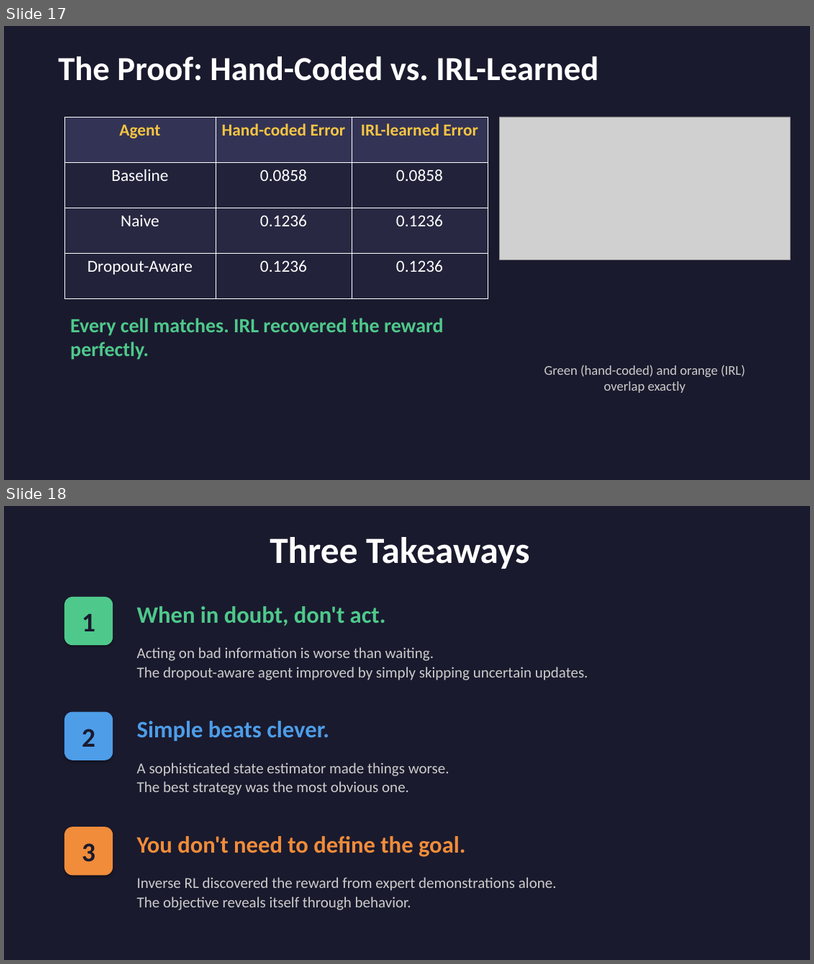
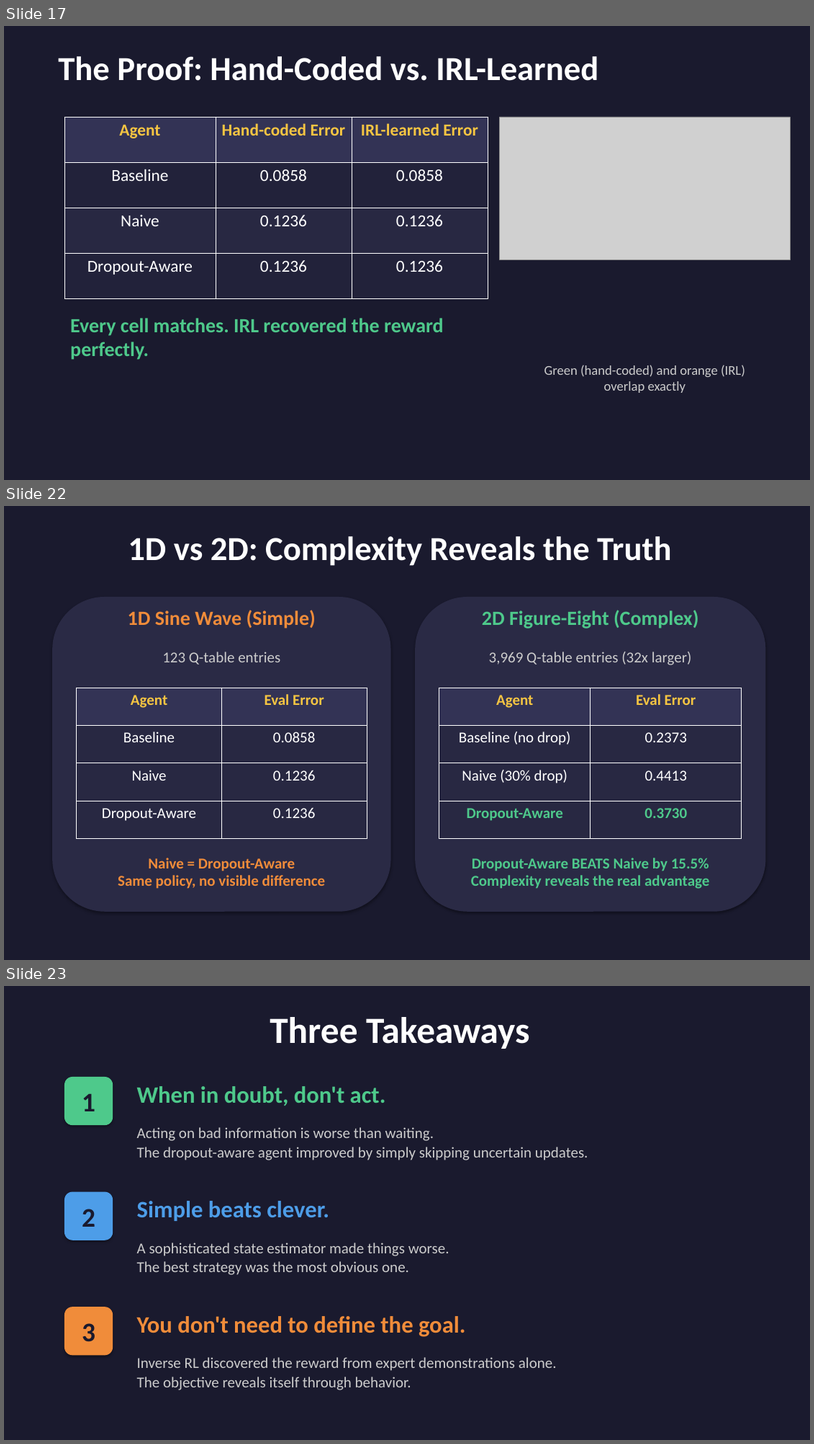
Before and after one commit to dpartuk/RL, a slide deck: imitations/presentation.pptx. Shown one above the other, each under a label of ours: slides 17 and 18 before the commit, slides 17, 22 and 23 after it; the slides between them are not shown. The pictures are 814x964 and 814x1444 pixels, drawn with LibreOffice and Linux fonts; fonts in the diff are those of the drawing; grey boxes stand for pictures. Boxes give left, top, right and bottom in pixels: in the first picture for what was removed or moved away, otherwise in the second. Text is boxed around its words. In the diff, an @@ line names an element or a change of style, - is before the commit and + after.

```diff
--- a/imitations/presentation.pptx
+++ b/imitations/presentation.pptx
@@ slide 22 added at (4,506,810,960), background #1A1A2E @@
@@ text added at (128,536,671,566), 40 pt, text #FFFFFF, bold @@
+1D vs 2D: Complexity Reveals the Truth
@@ rounded rectangle added at (52,597,391,911), fill #2A2A45 @@
@@ text added at (128,610,316,628), 24 pt, text #F08C3A, bold @@
+1D Sine Wave (Simple)
@@ rounded rectangle added at (415,597,766,911), fill #2A2A45 @@
@@ text added at (482,610,699,628), 24 pt, text #4EC98B, bold @@
+2D Figure-Eight (Complex)
@@ text added at (162,651,280,664), 18 pt, text #CCCCCC @@
+123 Q-table entries
@@ text added at (489,651,692,665), 18 pt, text #CCCCCC @@
+3,969 Q-table entries (32x larger)
@@ table added at (77,687,367,839), 4 rows, 2 columns @@
+Agent | Eval Error
+Baseline | 0.0858
+Naive | 0.1236
+Dropout-Aware | 0.1236
@@ table added at (440,687,742,839), 4 rows, 2 columns @@
+Agent | Eval Error
+Baseline (no drop) | 0.2373
+Naive (30% drop) | 0.4413
+Dropout-Aware | 0.3730
@@ text added at (118,857,326,888), 18 pt, text #F08C3A, bold @@
+Naive = Dropout-Aware
+Same policy, no visible difference
@@ text added at (471,857,710,888), 18 pt, text #4EC98B, bold @@
+Dropout-Aware BEATS Naive by 15.5%
+Complexity reveals the real advantage
@@ what was slide 18 is now slide 23 @@
```
Also in this commit, not shown: 4 other slides added, 12 other files.
